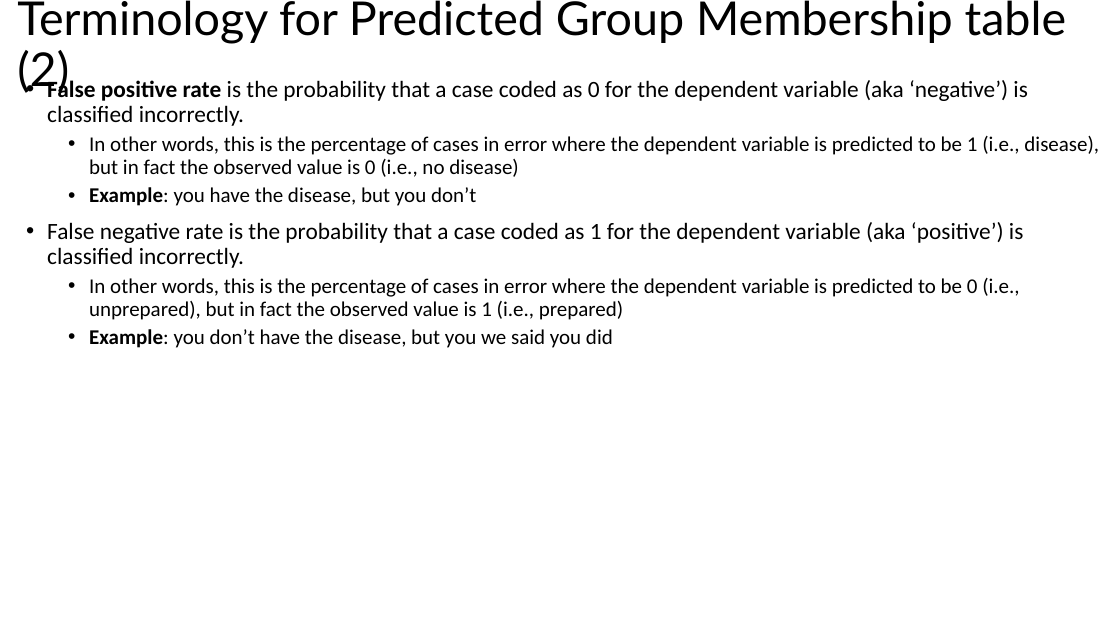
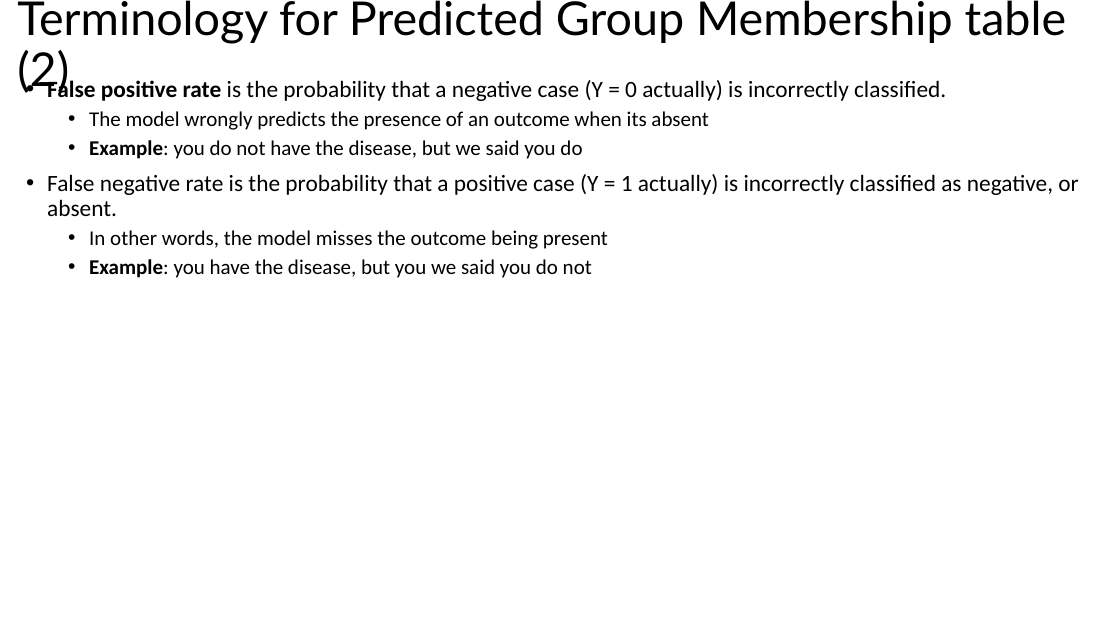
Before and after one commit to bigdataforsocialjustice/stats-for-social-justice, a slide deck: slide 18 of slides/logistic/logistic_regression.pptx (slide 16 before the commit). Drawn at 1120x630 pixels with LibreOffice and Linux fonts; fonts in the diff are those of the drawing. Boxes give left, top, right and bottom in pixels: in the first picture for what was removed or moved away, otherwise in the second. Text is boxed around its words. In the diff, an @@ line names an element or a change of style, - is before the commit and + after.

```diff
--- a/slides/logistic/logistic_regression.pptx
+++ b/slides/logistic/logistic_regression.pptx
@@ text at <box>47,77,1078,278</box>: text changed @@
-• False positive rate is the probability that a case coded as 0 for the dependent variable (aka ‘negative’) is classified incorrectly.
-  • In other words, this is the percentage of cases in error where the dependent variable is predicted to be 1 (i.e., disease), but in fact the observed value is 0 (i.e., no disease)
-  • Example: you have the disease, but you don’t
-• False negative rate is the probability that a case coded as 1 for the dependent variable (aka ‘positive’) is classified incorrectly.
-  • In other words, this is the percentage of cases in error where the dependent variable is predicted to be 0 (i.e., unprepared), but in fact the observed value is 1 (i.e., prepared)
-  • Example: you don’t have the disease, but you we said you did
+• False positive rate is the probability that a negative case (Y = 0 actually) is incorrectly classified.
+  • The model wrongly predicts the presence of an outcome when its absent
+  • Example: you do not have the disease, but we said you do
+• False negative rate is the probability that a positive case (Y = 1 actually) is incorrectly classified as negative, or absent.
+  • In other words, the model misses the outcome being present
+  • Example: you have the disease, but you we said you do not
```
Also in this commit, not shown: 2 other slides changed, 2 slides added.
